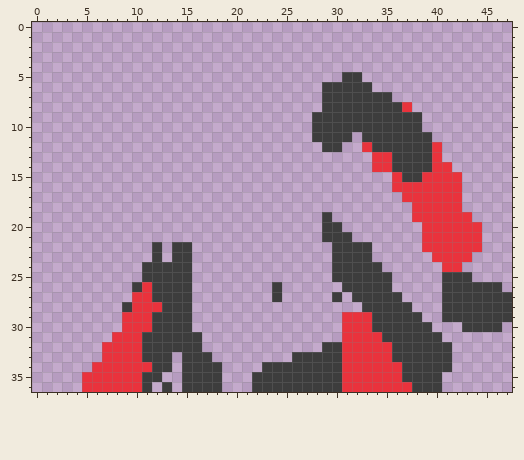
Two versions of one pixel-art sprite, sprites/vet_groundpunch_shockwave/0e73a7ae-38c1-496b-a707-21043a1703f3.png. The picture above is the old version.
The file is 48x37 pixels.
And afterwards:
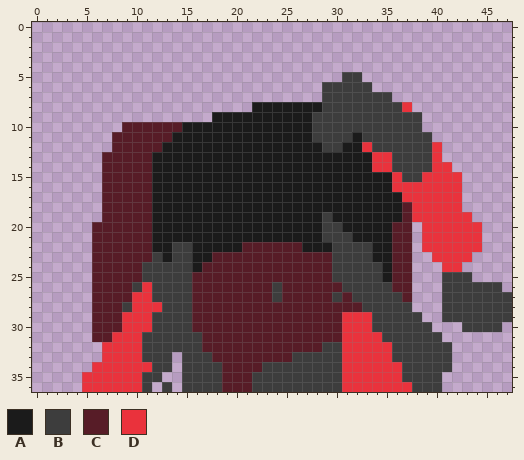
Palette (. is transparent): A #1b1b1b  B #3d3d3d  C #571c27  D #ea323c
Difference:
@@ x 0..47 @@
  7 .............................BBBBBBB............
- 8 .............................BBBBBBBBD..........
- 9 ............................BBBBBBBBBBB.........
-10 ............................BBBBBBBBBBB.........
-11 ............................BBBB.BBBBBBB........
-12 .............................BB..DBBBBBBD.......
-13 ..................................DDBBBBD.......
-14 ..................................DDBBBBDD......
-15 ....................................DBBDDDD.....
-16 ....................................DDDDDDD.....
-17 .....................................DDDDDD.....
-18 ......................................DDDDD.....
-19 .............................B........DDDDDD....
-20 .............................BB........DDDDDD...
-21 .............................BBB.......DDDDDD...
-22 ............B.BB..............BBBB.....DDDDDD...
-23 ............B.BB..............BBBB......DDDD....
-24 ...........BBBBB..............BBBBB......DD.....
-25 ...........BBBBB..............BBBBBB.....BBB....
-26 ..........BDBBBB........B......BBBBB.....BBBBBB.
-27 ..........DDBBBB........B.....B.BBBBB....BBBBBBB
-28 .........BDDDBBB.................BBBBB...BBBBBBB
-29 .........DDDBBBB...............DDDBBBBB..BBBBBBB
-30 .........DDDBBBB...............DDDBBBBBB...BBBB.
-31 ........DDDBBBBBB..............DDDDBBBBBB.......
-32 .......DDDDBBBBBB............BBDDDDDBBBBBB......
-33 .......DDDDBBB.BBB........BBBBBDDDDDBBBBBB......
-34 ......DDDDDDBB.BBBB....BBBBBBBBDDDDDDBBBBB......
-35 .....DDDDDDBB..BBBB...BBBBBBBBBDDDDDDBBBB.......
-36 .....DDDDDDB.B.BBBB...BBBBBBBBBDDDDDDDBBB.......
+ 8 ......................AAAAAAABBBBBBBBD..........
+ 9 ..................AAAAAAAAAABBBBBBBBBBB.........
+10 .........CCCCCCAAAAAAAAAAAAABBBBBBBBBBB.........
+11 ........CCCCCCAAAAAAAAAAAAAABBBBABBBBBBB........
+12 ........CCCCCAAAAAAAAAAAAAAAABBAADBBBBBBD.......
+13 .......CCCCCAAAAAAAAAAAAAAAAAAAAAADDBBBBD.......
+14 .......CCCCCAAAAAAAAAAAAAAAAAAAAAADDBBBBDD......
+15 .......CCCCCAAAAAAAAAAAAAAAAAAAAAAAADBBDDDD.....
+16 .......CCCCCAAAAAAAAAAAAAAAAAAAAAAAADDDDDDD.....
+17 .......CCCCCAAAAAAAAAAAAAAAAAAAAAAAAADDDDDD.....
+18 .......CCCCCAAAAAAAAAAAAAAAAAAAAAAAAACDDDDD.....
+19 .......CCCCCAAAAAAAAAAAAAAAAABAAAAAAACDDDDDD....
+20 ......CCCCCCAAAAAAAAAAAAAAAAABBAAAAACC.DDDDDD...
+21 ......CCCCCCAAAAAAAAAAAAAAAAABBBAAAACC.DDDDDD...
+22 ......CCCCCCAABBAAAAACCCCCCAAABBBBAACC.DDDDDD...
+23 ......CCCCCCBABBAACCCCCCCCCCCCBBBBAACC..DDDD....
+24 ......CCCCCBBBBBACCCCCCCCCCCCCBBBBBACC...DD.....
+25 ......CCCCCBBBBBCCCCCCCCCCCCCCBBBBBACC...BBB....
+26 ......CCCCBDBBBBCCCCCCCCBCCCCCCBBBBBCC...BBBBBB.
+27 ......CCCCDDBBBBCCCCCCCCBCCCCCBCBBBBBC...BBBBBBB
+28 ......CCCBDDDBBBCCCCCCCCCCCCCCCCCBBBBB...BBBBBBB
+29 ......CCCDDDBBBBCCCCCCCCCCCCCCCDDDBBBBB..BBBBBBB
+30 ......CCCDDDBBBBCCCCCCCCCCCCCCCDDDBBBBBB...BBBB.
+31 ......CCDDDBBBBBBCCCCCCCCCCCCCCDDDDBBBBBB.......
+32 .......DDDDBBBBBBCCCCCCCCCCCCBBDDDDDBBBBBB......
+33 .......DDDDBBB.BBBCCCCCCCCBBBBBDDDDDBBBBBB......
+34 ......DDDDDDBB.BBBBCCCCBBBBBBBBDDDDDDBBBBB......
+35 .....DDDDDDBB..BBBBCCCBBBBBBBBBDDDDDDBBBB.......
+36 .....DDDDDDB.B.BBBBCCCBBBBBBBBBDDDDDDDBBB.......
Where, in picture pixels (left, top, right, bottom), the same in both pictures:
changed: (92, 102, 412, 392)
